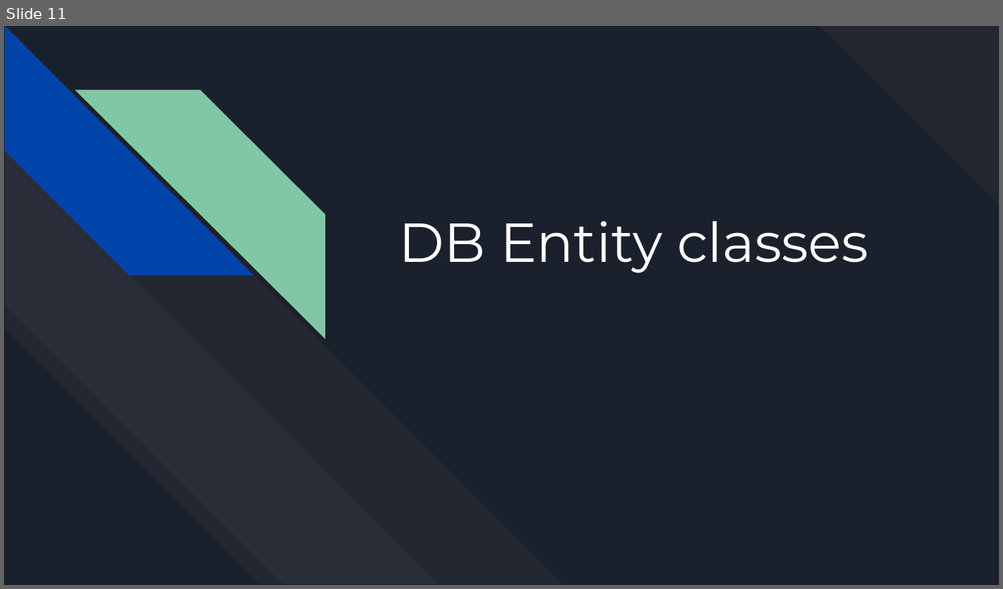
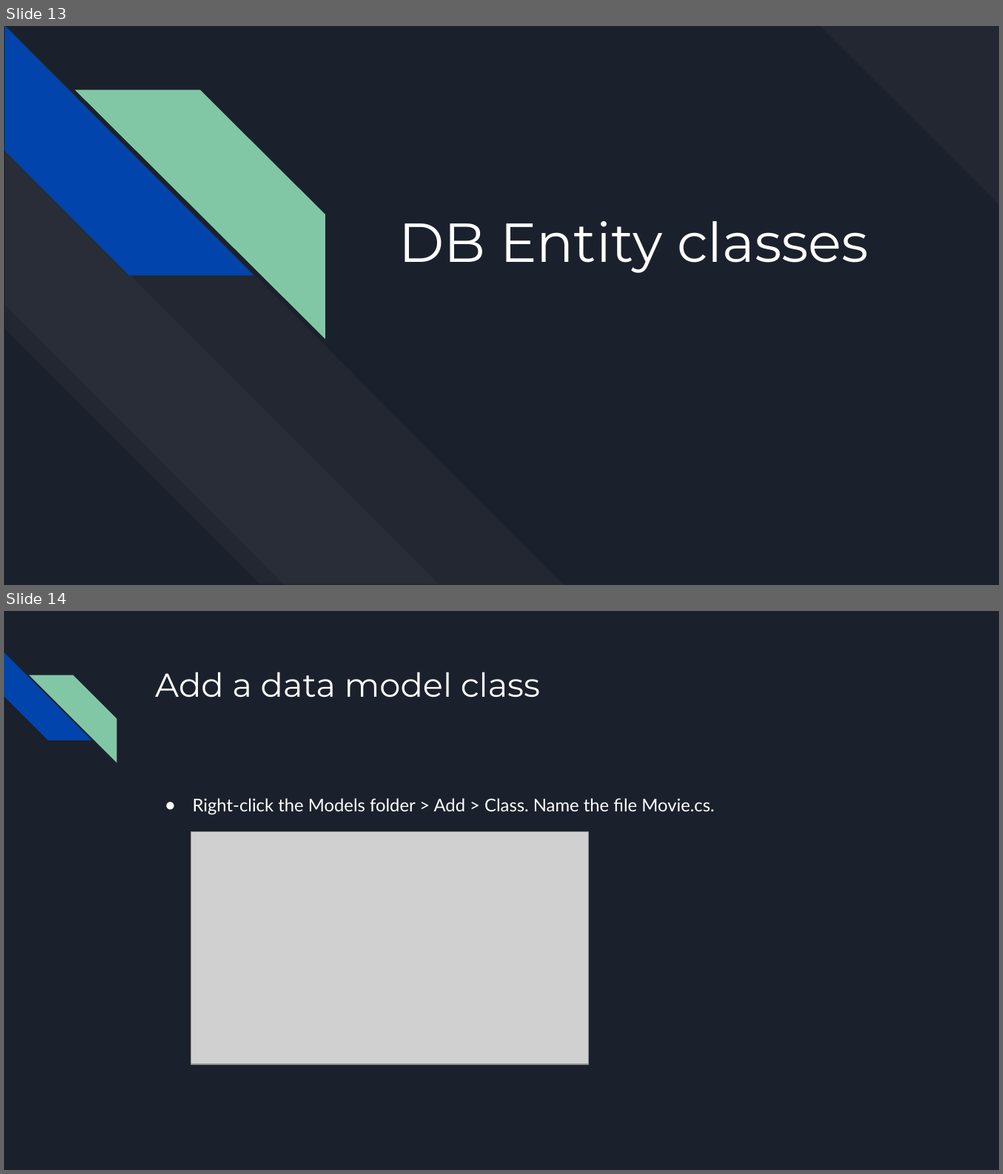
Before and after one commit to bulhard/Web-Programming, a slide deck: 00 Presentations/06 Working with Database.pptx. Shown one above the other, each under a label of ours: slide 11 before the commit, slides 13 and 14 after it. The pictures are 1003x589 and 1003x1174 pixels, drawn with LibreOffice and Linux fonts; fonts in the diff are those of the drawing; grey boxes stand for pictures. Boxes give left, top, right and bottom in pixels: in the first picture for what was removed or moved away, otherwise in the second. Text is boxed around its words. In the diff, an @@ line names an element or a change of style, - is before the commit and + after.

```diff
--- a/00 Presentations/06 Working with Database.pptx
+++ b/00 Presentations/06 Working with Database.pptx
@@ slide 14 added at <box>4,611,999,1170</box>, background #1B212C @@
@@ diag stripe added at <box>4,652,92,741</box>, fill #0145AC @@
@@ diag stripe added at <box>28,675,116,763</box>, fill #82C7A5 @@
@@ title added at <box>155,672,540,698</box>, 32 pt, text #FFFFFF @@
+Add a data model class
@@ text added at <box>193,798,714,815</box>, 17 pt, text #FFFFFF @@
+● Right-click the Models folder > Add > Class. Name the file Movie.cs.
@@ picture added at <box>191,832,588,1065</box> @@
@@ what was slide 11 is now slide 13 @@
```
Also in this commit, not shown: 2 slides changed, 28 other slides added, 8 slides removed.
